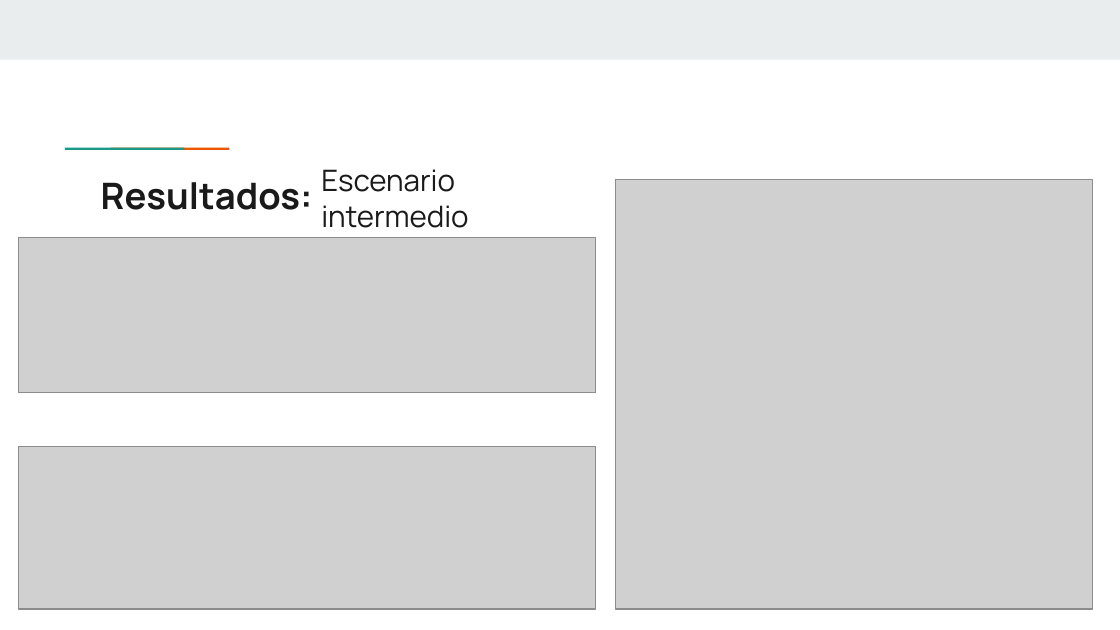
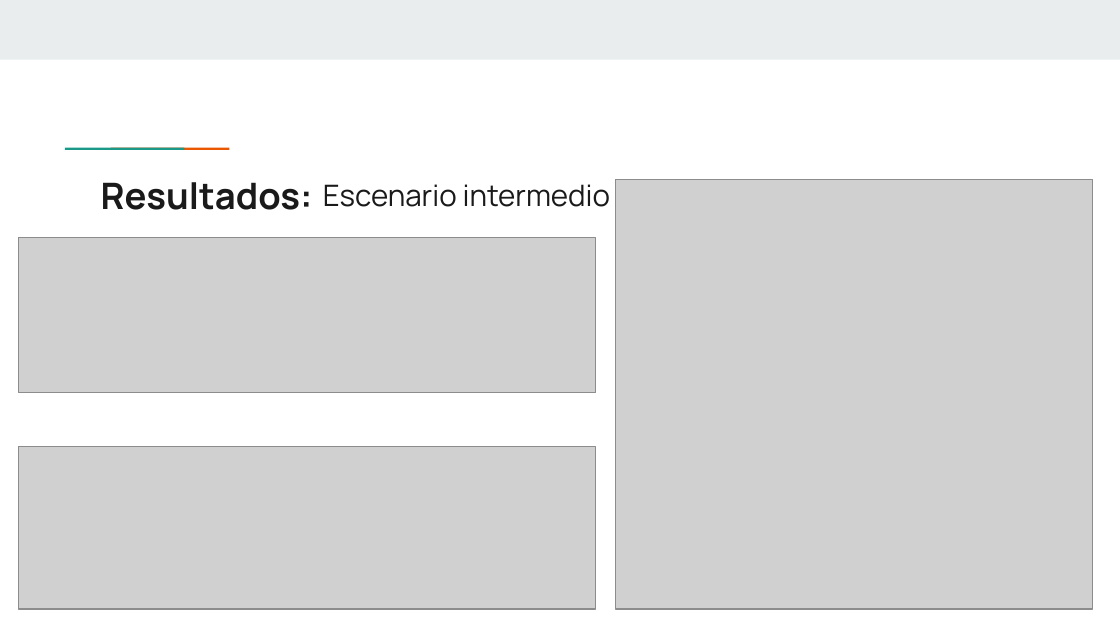
Before and after one commit to NazarethEliasNalbandian/server-requests-simulation, a slide deck: slide 14 of Simulación de Peticiones.pptx. Drawn at 1120x630 pixels with LibreOffice and Linux fonts; fonts in the diff are those of the drawing; grey boxes stand for pictures. Boxes give left, top, right and bottom in pixels: in the first picture for what was removed or moved away, otherwise in the second. Text is boxed around its words. In the diff, an @@ line names an element or a change of style, - is before the commit and + after.

```diff
--- a/Simulación de Peticiones.pptx
+++ b/Simulación de Peticiones.pptx
@@ text "Escenario intermedio" rewrapped from [321,169,468,228] to [323,184,610,207] @@
```
Also in this commit, not shown: 3 other slides changed, 2 other files.
